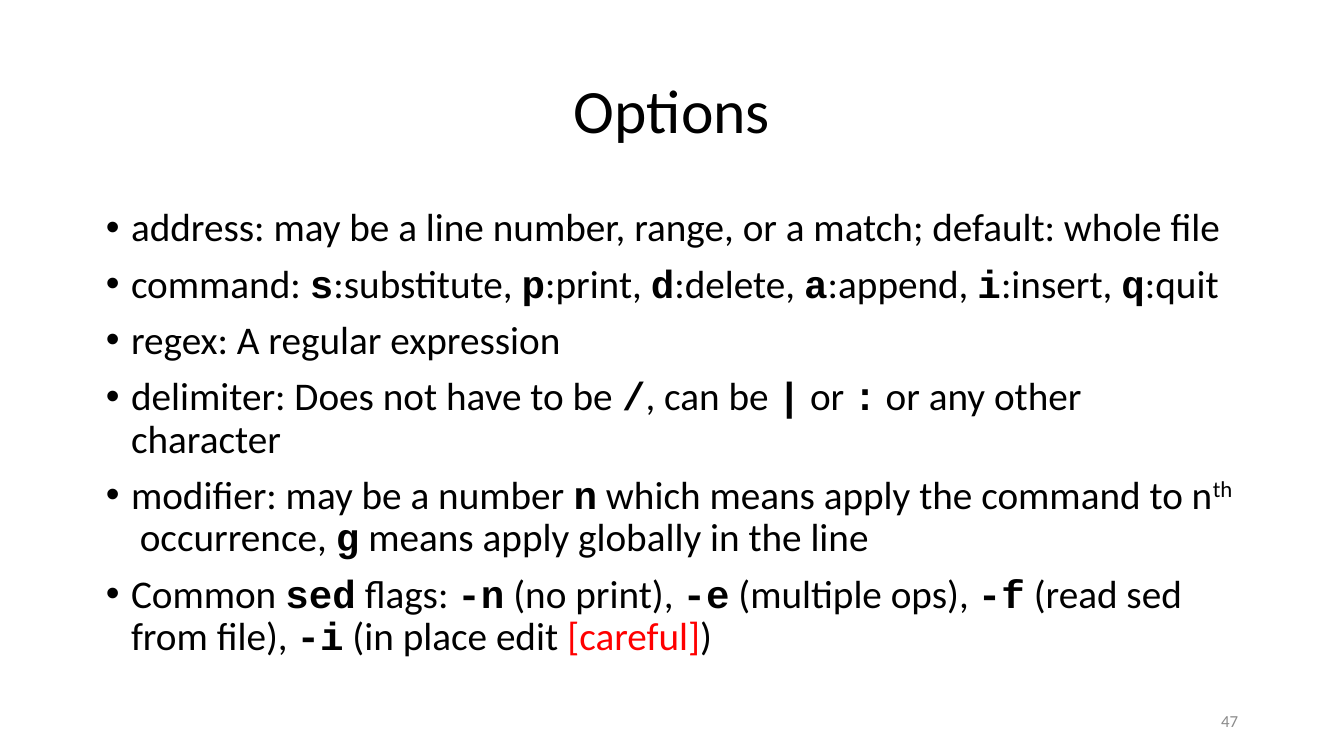
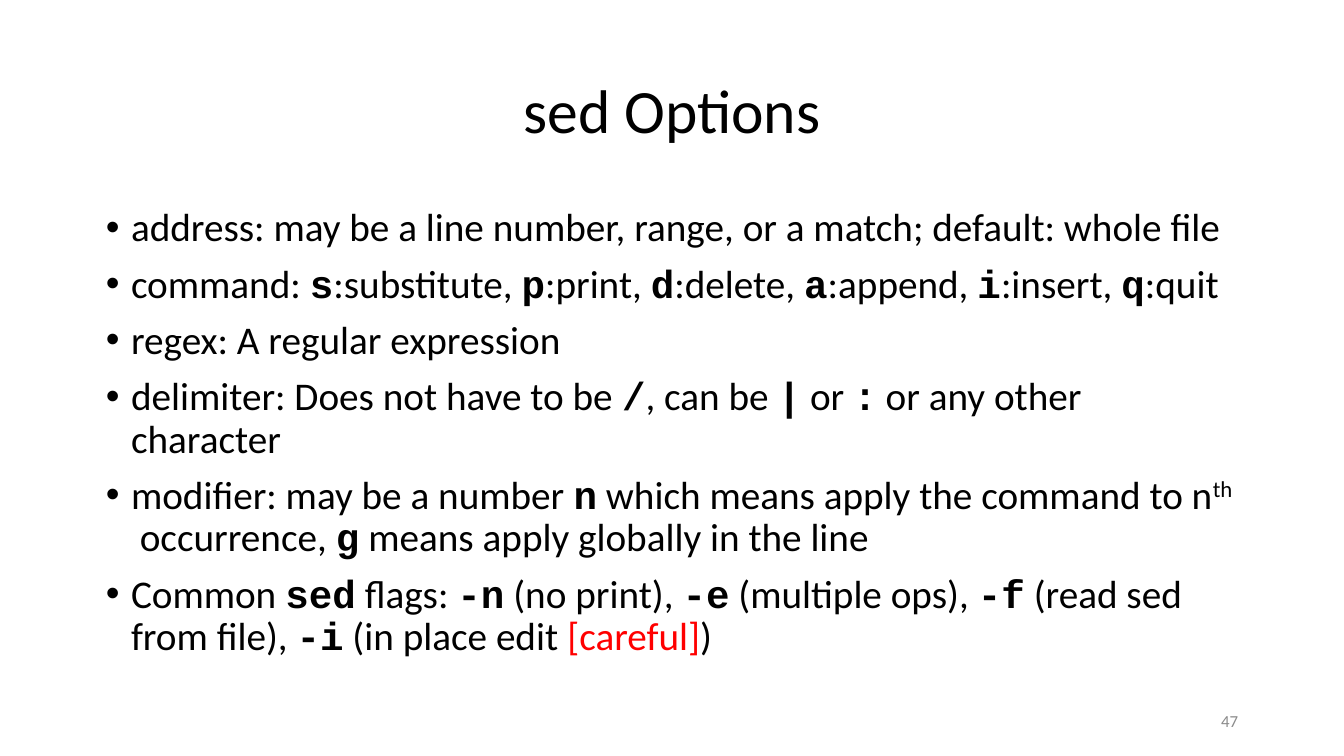
Before and after one commit to ketancmaheshwari/lisa19, a slide deck: slide 47 of lpt_LISA.pptx. Drawn at 1344x756 pixels with LibreOffice and Linux fonts; fonts in the diff are those of the drawing. Boxes give left, top, right and bottom in pixels: in the first picture for what was removed or moved away, otherwise in the second. Text is boxed around its words. In the diff, an @@ line names an element or a change of style, - is before the commit and + after.

```diff
--- a/lpt_LISA.pptx
+++ b/lpt_LISA.pptx
@@ title at (523, 90, 820, 143): text changed @@
-Options
+sed Options
```
Also in this commit, not shown: 4 other slides changed, 1 other file.
